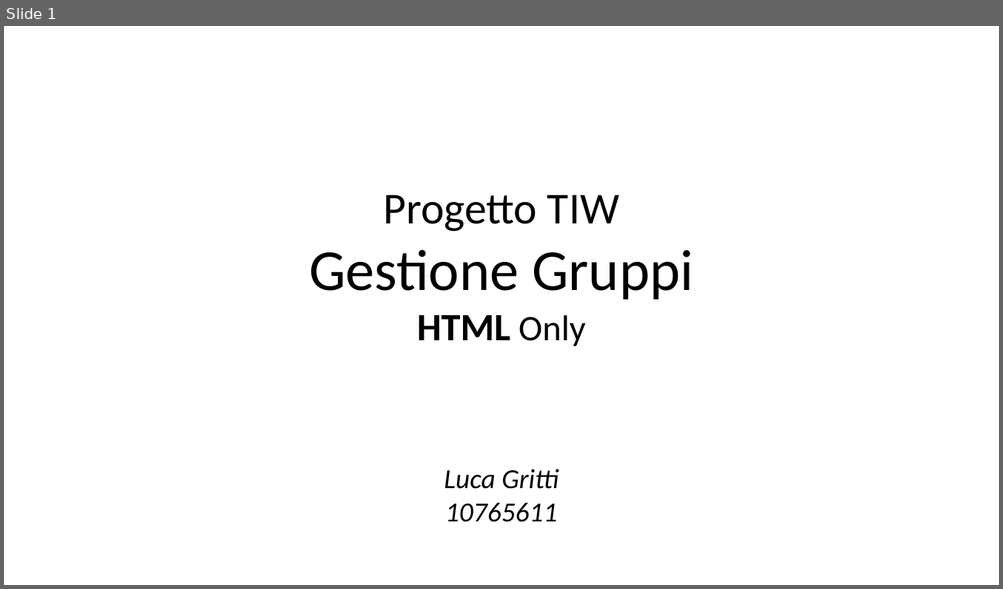
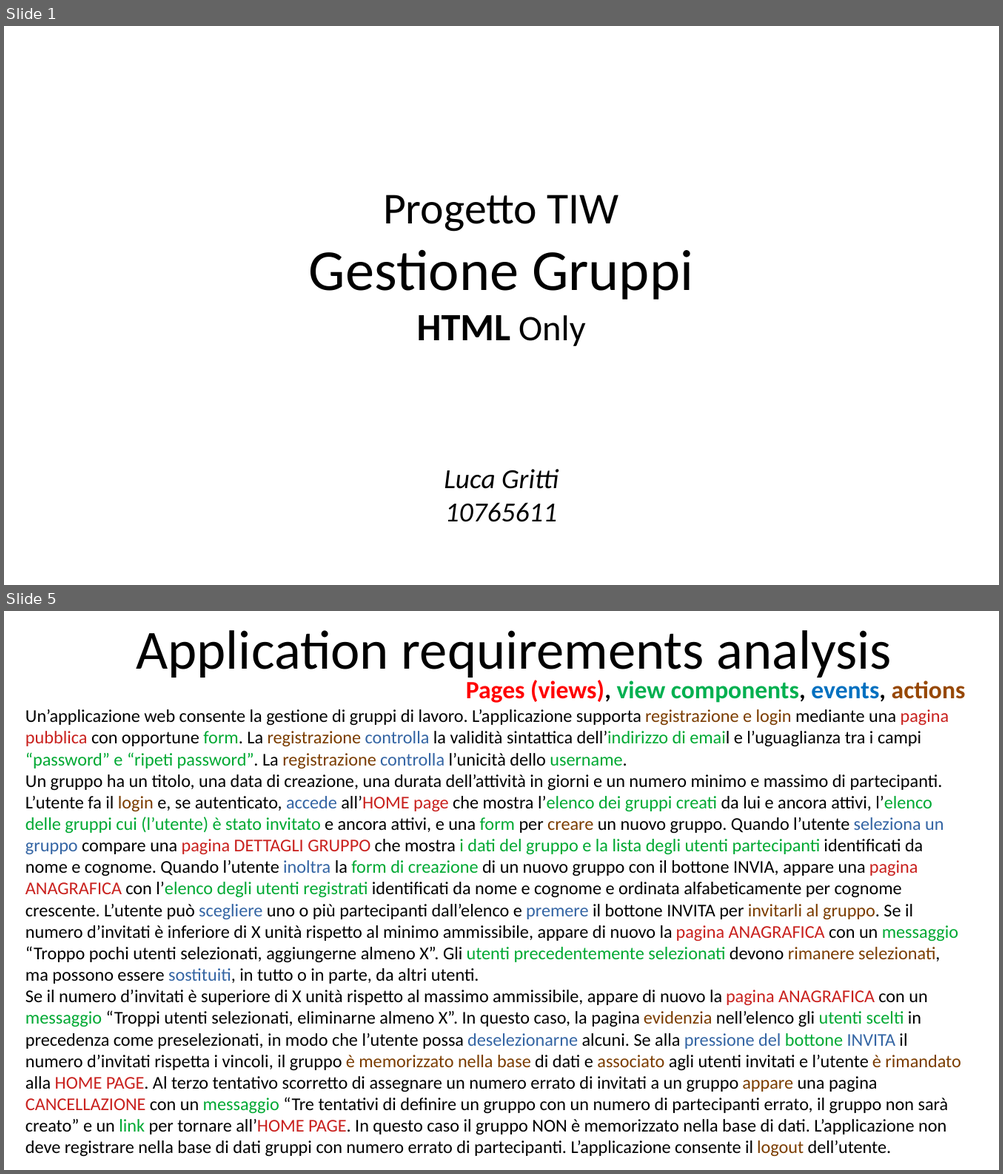
Before and after one commit to lucanotluka/Tecnologie-Informatiche-per-il-Web_-_HTML-Only, a slide deck: TIW-GruppiHTMLOnly.pptx. Shown one above the other, each under a label of ours: slide 1 before the commit, slides 1 and 5 after it; the slides between them are not shown. The pictures are 1003x589 and 1003x1174 pixels, drawn with LibreOffice and Linux fonts; fonts in the diff are those of the drawing. Boxes give left, top, right and bottom in pixels: in the first picture for what was removed or moved away, otherwise in the second. Text is boxed around its words. In the diff, an @@ line names an element or a change of style, - is before the commit and + after.

```diff
--- a/TIW-GruppiHTMLOnly.pptx
+++ b/TIW-GruppiHTMLOnly.pptx
@@ slide 5 added at [4,611,999,1170], background #FFFFFF @@
@@ title added at [136,630,891,681], 40 pt, text #000000 @@
+Application requirements analysis
@@ text added at [466,680,965,703], 18 pt, text #00B050, bold @@
+Pages (views), view components, events, actions
@@ text added at [25,709,960,1156], 13 pt, text #000000 @@
+Un’applicazione web consente la gestione di gruppi di lavoro. L’applicazione supporta registrazione e login mediante una pagina pubblica con opportune form. La registrazione controlla la validità sintattica dell’indirizzo di email e l’uguaglianza tra i campi “password” e “ripeti password”. La registrazione controlla l’unicità dello username.
+Un gruppo ha un titolo, una data di creazione, una durata dell’attività in giorni e un numero minimo e massimo di partecipanti. L’utente fa il login e, se autenticato, accede all’HOME page che mostra l’elenco dei gruppi creati da lui e ancora attivi, l’elenco delle gruppi cui (l’utente) è stato invitato e ancora attivi, e una form per creare un nuovo gruppo. Quando l’utente seleziona un gruppo compare una pagina DETTAGLI GRUPPO che mostra i dati del gruppo e la lista degli utenti partecipanti identificati da nome e cognome. Quando l’utente inoltra la form di creazione di un nuovo gruppo con il bottone INVIA, appare una pagina ANAGRAFICA con l’elenco degli utenti registrati identificati da nome e cognome e ordinata alfabeticamente per cognome crescente. L’utente può scegliere uno o più partecipanti dall’elenco e premere il bottone INVITA per invitarli al gruppo. Se il numero d’invitati è inferiore di X unità rispetto al minimo ammissibile, appare di nuovo la pagina ANAGRAFICA con un messaggio “Troppo pochi utenti selezionati, aggiungerne almeno X”. Gli utenti precedentemente selezionati devono rimanere selezionati, ma possono essere sostituiti, in tutto o in parte, da altri utenti.
+Se il numero d’invitati è superiore di X unità rispetto al massimo ammissibile, appare di nuovo la pagina ANAGRAFICA con un messaggio “Troppi utenti selezionati, eliminarne almeno X”. In questo caso, la pagina evidenzia nell’elenco gli utenti scelti in precedenza come preselezionati, in modo che l’utente possa deselezionarne alcuni. Se alla pressione del bottone INVITA il numero d’invitati rispetta i vincoli, il gruppo è memorizzato nella base di dati e associato agli utenti invitati e l’utente è rimandato alla HOME PAGE. Al terzo tentativo scorretto di assegnare un numero errato di invitati a un gruppo appare una pagina CANCELLAZIONE con un messaggio “Tre tentativi di definire un gruppo con un numero di partecipanti errato, il gruppo non sarà creato” e un link per tornare all’HOME PAGE. In questo caso il gruppo NON è memorizzato nella base di dati. L’applicazione non deve registrare nella base di dati gruppi con numero errato di partecipanti. L’applicazione consente il logout dell’utente.
```
Also in this commit, not shown: 6 slides changed, 11 other slides added, 11 slides removed.
